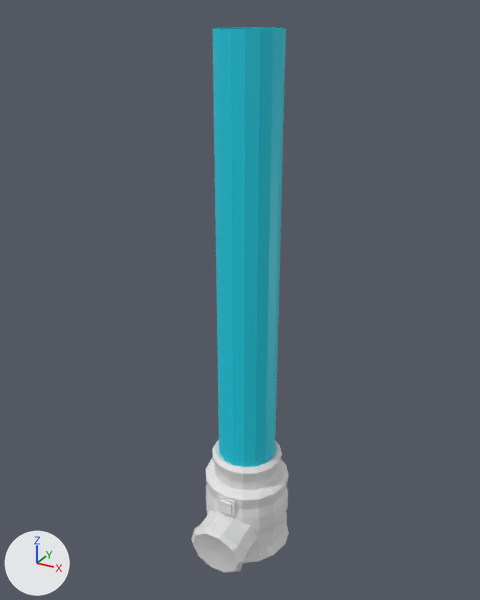
The FBX model Assets/GA/Models/Distributeur.fbx as it was, and as the next commit left it.
One viewpoint serves both versions: a 50 mm lens placed at (1.041, -1.951, 2.057), pointed at (-0.023, -0.015, 1.09). The axes (+X, +Y, +Z) are drawn at lower left. The lights are the same throughout. Vertices at the same position are counted once.
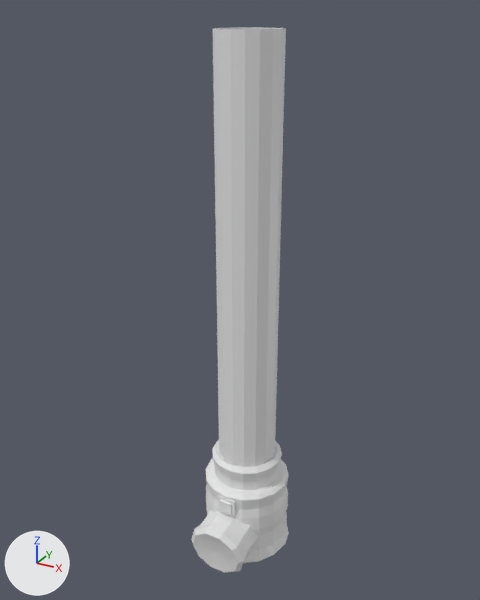
Location of each change, [x1, y1, x2, y2] in pixels of the pictures (480 x 600 px):
part 1 of me_cylinder, recoloured (cyan to white)
    both: [213, 27, 286, 467]

The change, as a diff of the scene's bpy script:
```diff
--- a/Assets/GA/Models/Distributeur.fbx.py
+++ b/Assets/GA/Models/Distributeur.fbx.py
@@ me_cylinder @@
 me_cylinder.from_pydata(...)  # 318 vertices, 297 faces; spans x -0.18..0.18, y -0.27..0.18, z 0.0..2.0
 # used by ob_cylinder; location = (0.0, 0.0, 0.0)
+# me_cylinder part 1: all 16 faces that had it switch from mat_glass (cyan #10d1e7) to mat_main (white #e7e7e7)
```
